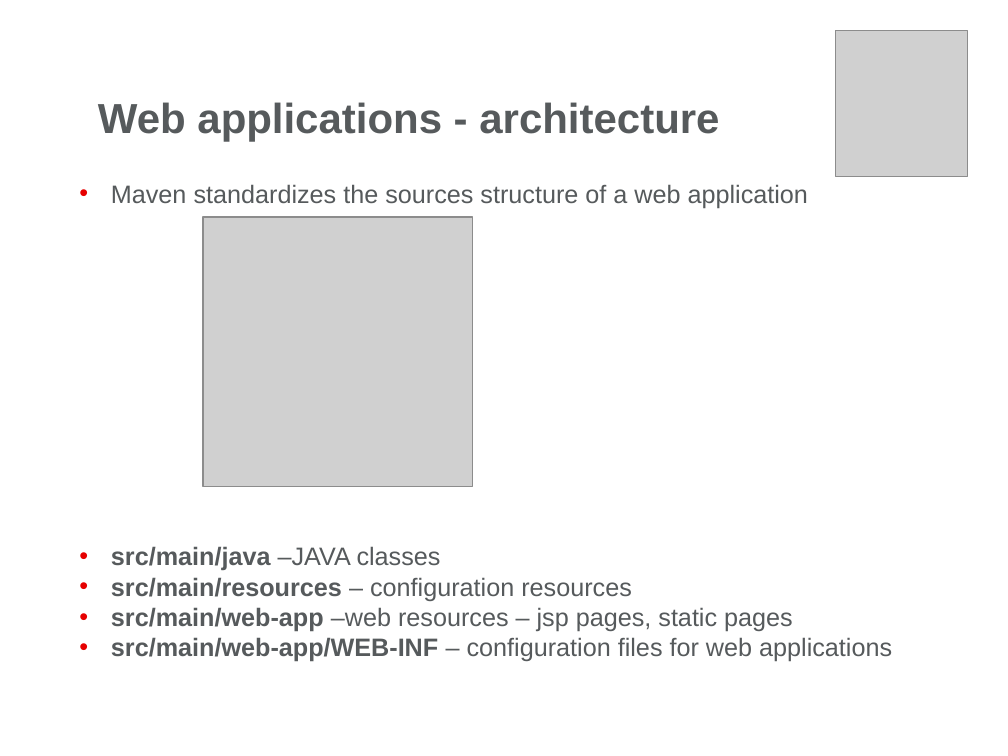
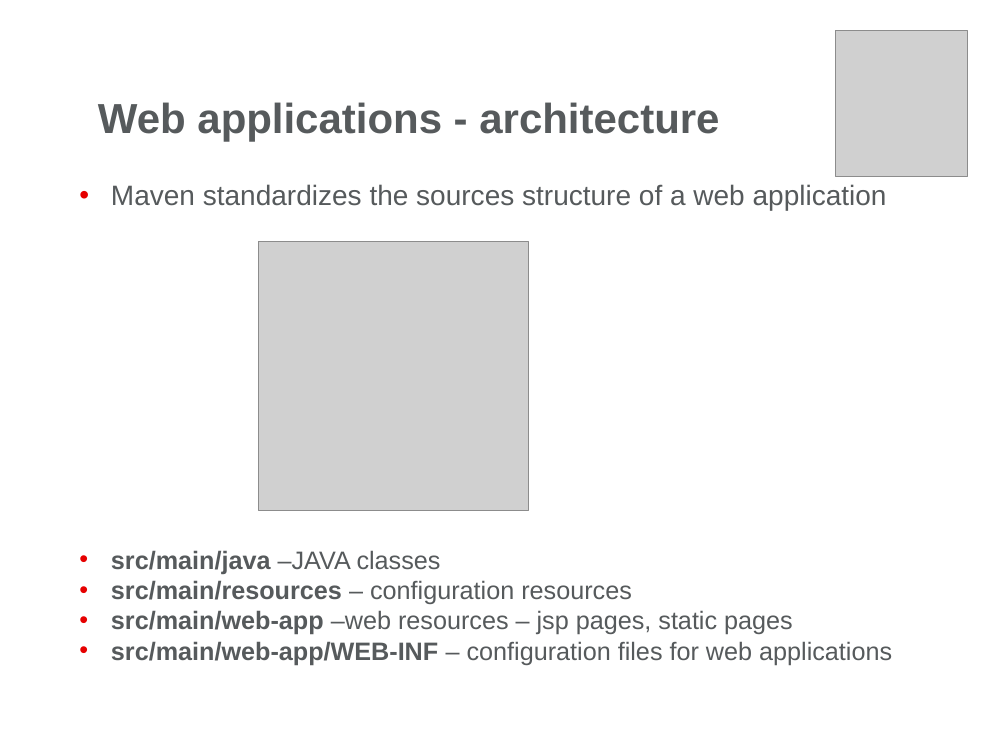
Before and after one commit to mihalceama/JavaDocs, a slide deck: slide 16 of Servlets/Day1/Docs/Web Presentation-Part1.pptx. Drawn at 1008x756 pixels with LibreOffice and Linux fonts; fonts in the diff are those of the drawing; grey boxes stand for pictures; background and template pictures are left out. Boxes give left, top, right and bottom in pixels: in the first picture for what was removed or moved away, otherwise in the second. Text is boxed around its words. In the diff, an @@ line names an element or a change of style, - is before the commit and + after.

```diff
--- a/Servlets/Day1/Docs/Web Presentation-Part1.pptx
+++ b/Servlets/Day1/Docs/Web Presentation-Part1.pptx
@@ text at (111, 184, 887, 211): size 18 to 20 pt in "Maven standardizes the sources structure of a ..." @@
@@ picture: place and size @@
-picture at (203, 217, 472, 486)
+picture at (259, 241, 528, 510)
```
Also in this commit, not shown: 3 other slides changed, 2 other files.
